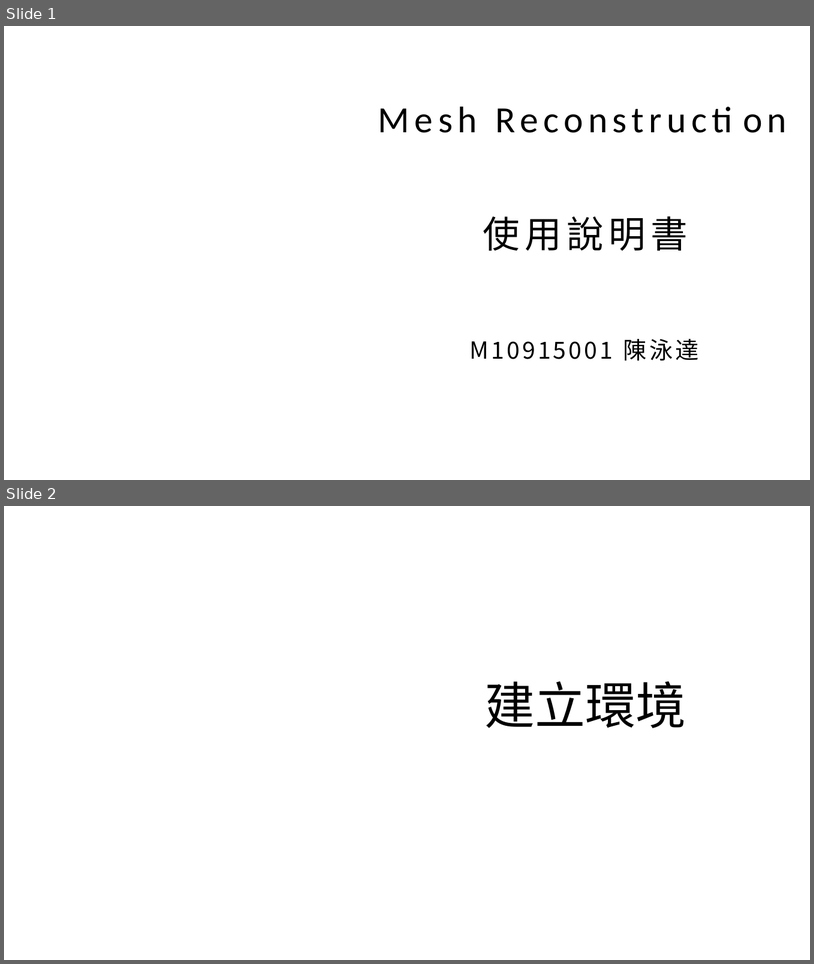
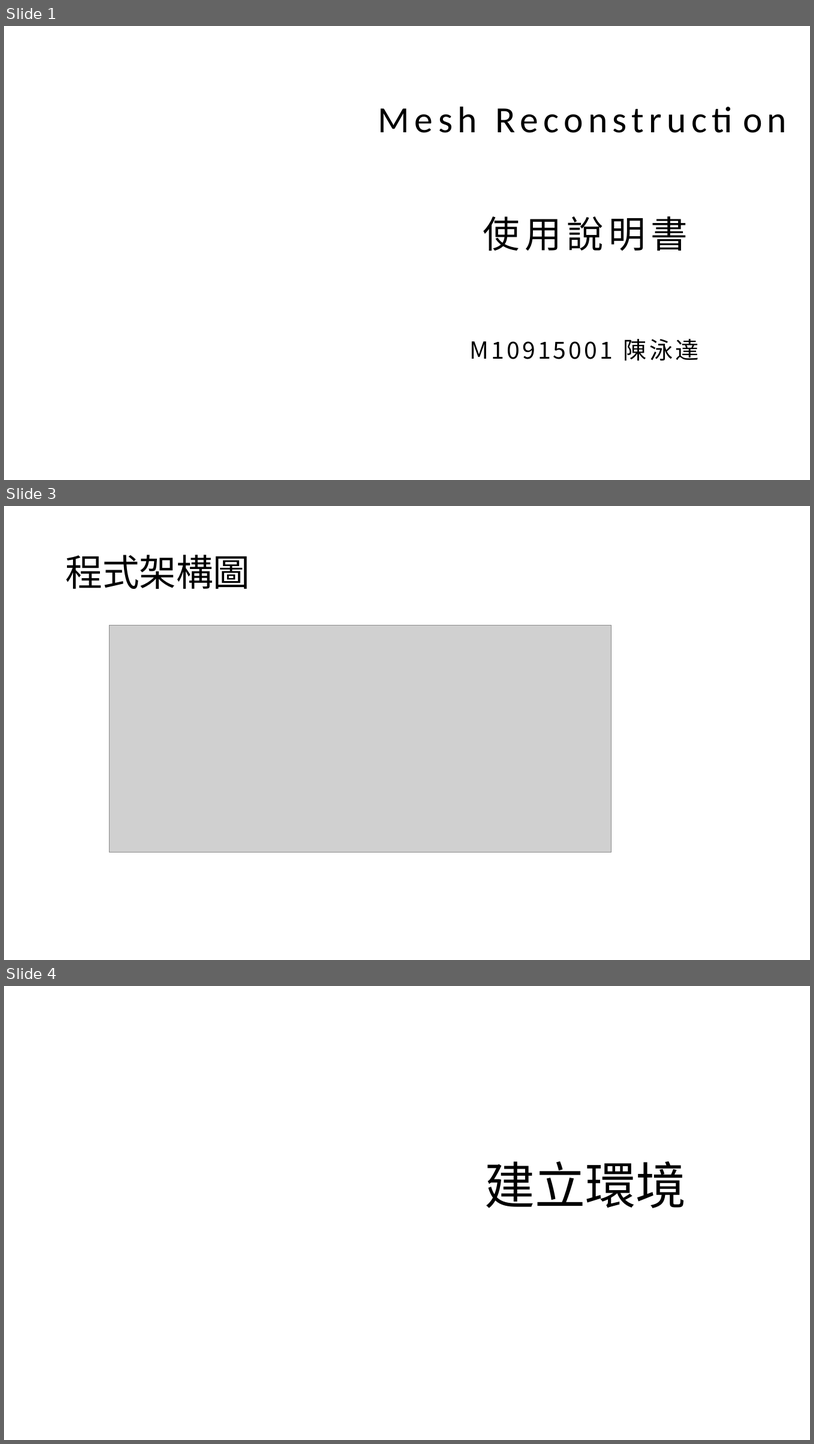
Before and after one commit to dada97/MeshReconstruction_SLAM, a slide deck: 說明文件.pptx. Shown one above the other, each under a label of ours: slides 1 and 2 before the commit, slides 1, 3 and 4 after it; the slides between them are not shown. The pictures are 814x964 and 814x1444 pixels, drawn with LibreOffice and Linux fonts; fonts in the diff are those of the drawing; grey boxes stand for pictures; background and template pictures are left out. Boxes give left, top, right and bottom in pixels: in the first picture for what was removed or moved away, otherwise in the second. Text is boxed around its words. In the diff, an @@ line names an element or a change of style, - is before the commit and + after.

```diff
--- a/說明文件.pptx
+++ b/說明文件.pptx
@@ slide 3 added at bbox=[4, 506, 810, 960], background picture (left out) @@
@@ title added at bbox=[65, 555, 250, 589], 44 pt, text #000000 @@
+程式架構圖
@@ picture added at bbox=[109, 625, 611, 852] @@
@@ what was slide 2 is now slide 4 @@
```
Also in this commit, not shown: 5 slides changed, 2 other slides added, 3 slides removed, 3 other files.
